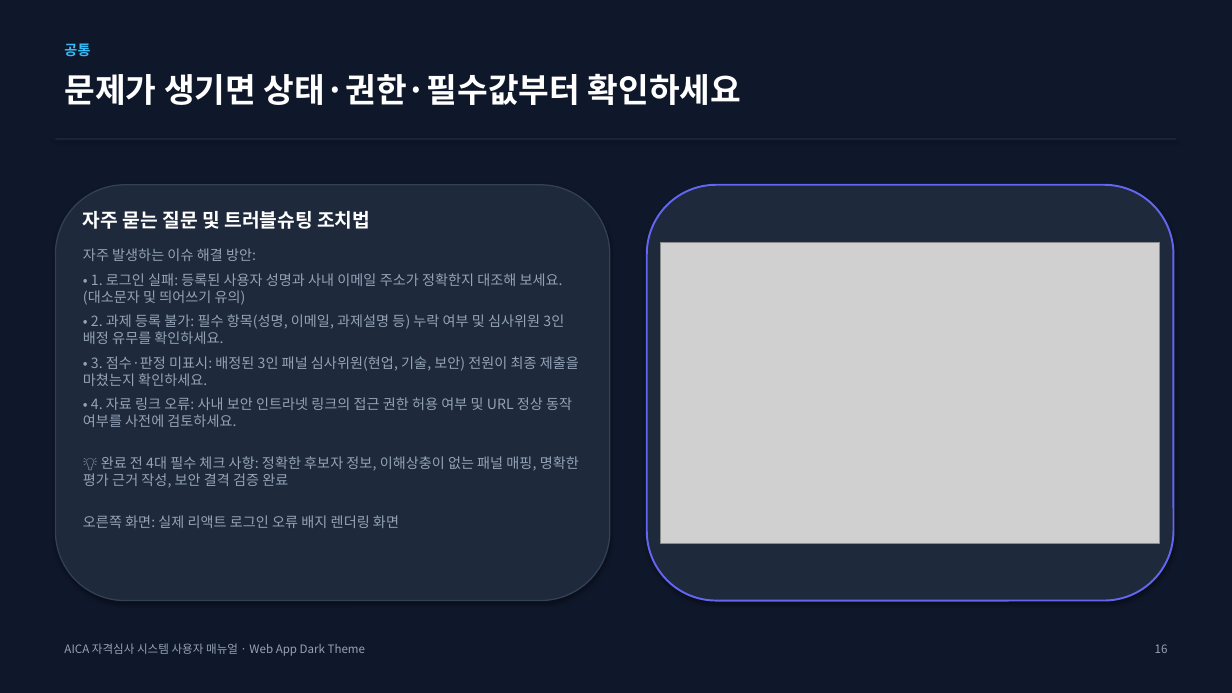
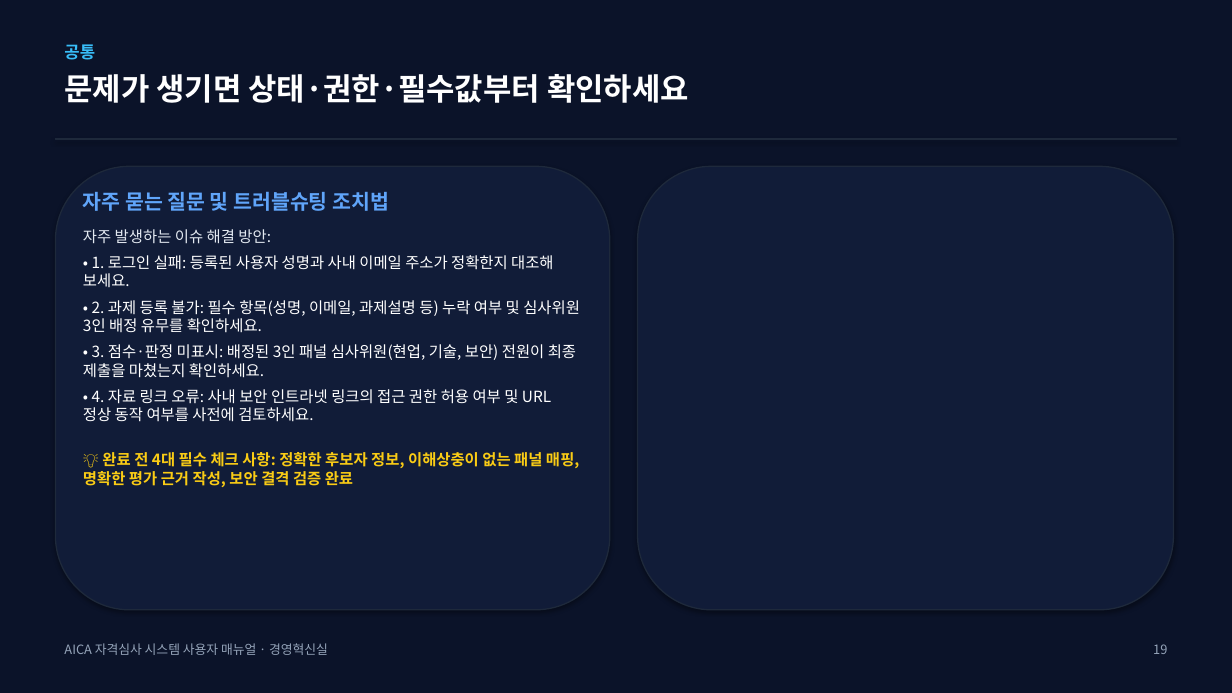
Before and after one commit to teckyun73/AICA_COMPETENCY, a slide deck: slide 19 of AICA_System_User_Manual.pptx (slide 17 before the commit). Drawn at 1232x693 pixels with LibreOffice and Linux fonts; fonts in the diff are those of the drawing; grey boxes stand for pictures. Boxes give left, top, right and bottom in pixels: in the first picture for what was removed or moved away, otherwise in the second. Text is boxed around its words. In the diff, an @@ line names an element or a change of style, - is before the commit and + after.

Commit message:
style: redesign user manual PPTX and PDF to match exact 20-page dark slate design theme of attached document

```diff
--- a/AICA_System_User_Manual.pptx
+++ b/AICA_System_User_Manual.pptx
@@ background #0F172A to #0B1329 @@
@@ text "공통" at [64,44,95,60]: size 11 to 13 pt @@
@@ text "문제가 생기면 상태·권한·필수값부터 확인하세요" at [64,74,689,103]: size 26 to 24 pt @@
@@ rounded rectangle: place and size @@
-rounded rectangle at [55,185,610,601]
+rounded rectangle at [55,166,610,610]
@@ rounded rectangle at [55,166,610,610]: fill #1E293B to #111C38; outline #334155 1 pt to #1E293B 1 pt @@
@@ rounded rectangle: place and size @@
-rounded rectangle at [647,185,1174,601]
+rounded rectangle at [638,166,1174,610]
@@ rounded rectangle at [638,166,1174,610]: fill #1E293B to #111C38; outline #6366F1 1.5 pt to #1E293B 1 pt @@
@@ text "자주 묻는 질문 및 트러블슈팅 ...": place and size @@
-text "자주 묻는 질문 및 트러블슈팅 ..." at [83,211,579,528]
+text "자주 묻는 질문 및 트러블슈팅 ..." at [83,191,580,487]
@@ text at [83,191,580,487]: size 15 to 16 pt, text colour #FFFFFF to #60A5FA in "자주 묻는 질문 및 트러블슈팅 조치법"; size 11 to 12 pt in "자주 발생하는 이슈 해결 방안:", "• 2. 과제 등록 불가: 필수 항목(성명, ...", "• 3. 점수·판정 미표시: 배정된 3인 패널 ...", "• 4. 자료 링크 오류: 사내 보안 ..." and 1 more places; text colour #94A3B8 to #E2E8F0 in "자주 발생하는 이슈 해결 방안:"; text colour #94A3B8 to #FFFFFF in "• 2. 과제 등록 불가: 필수 항목(성명, ...", "• 3. 점수·판정 미표시: 배정된 3인 패널 ...", "• 4. 자료 링크 오류: 사내 보안 ..."; text colour #94A3B8 to #FACC15, bold on in "💡 완료 전 4대 필수 체크 사항: ..."; less space between paragraphs @@
@@ text at [83,255,553,287]: text changed; size 11 to 12 pt; text colour #94A3B8 to #FFFFFF @@
-• 1. 로그인 실패: 등록된 사용자 성명과 사내 이메일 주소가 정확한지 대조해 보세요. (대소문자 및 띄어쓰기 유의)
+• 1. 로그인 실패: 등록된 사용자 성명과 사내 이메일 주소가 정확한지 대조해 보세요.
@@ picture removed at [661,242,1160,543] @@
@@ text at [83,515,399,528]: paragraph removed @@
-오른쪽 화면: 실제 리액트 로그인 오류 배지 렌더링 화면
@@ text at [64,643,328,655]: text changed; size 9 to 10 pt @@
-AICA 자격심사 시스템 사용자 매뉴얼 · Web App Dark Theme
+AICA 자격심사 시스템 사용자 매뉴얼 · 경영혁신실
@@ text at [1153,644,1167,654]: text changed; size 9 to 10 pt @@
-16
+19
```
Also in this commit, not shown: 15 other slides changed, 4 slides added, 1 slide removed, 23 other files.
